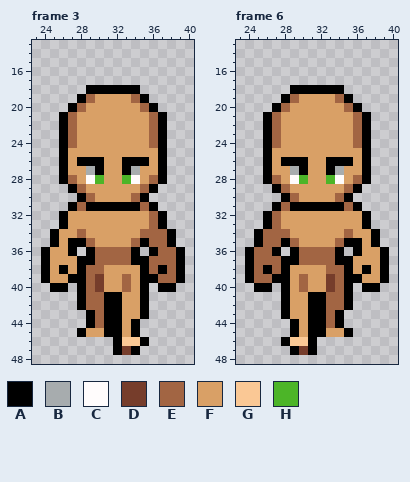
Edited in one commit: pixel-art file (assets/Entities/Characters/Body_A/Animations/Walk_Base/Walk_Down.aseprite). Above, as it was before the edit.
64x64 pixels, 6 frames. Colours within 5 levels of each other are drawn and written as one. Shown: frame 3: x 23..40, y 13..48; frame 6: x 23..40, y 13..48. The commit also changed other frames, which this record leaves out.
Visible layers, top first: "Head", "Arm_R", "Chest", "Legs".
Palette (. is transparent): A #000000  B #a7acae  C #fffcfc  D #763d2b  E #a26543  F #d9a066  G #fac895  H #4cb528
Pixels before, frame 3, first column x 24:
18 .....AAAAAA.....
19 ....AEFFFFEA....
20 ...AEFFFFFFEA...
21 ..AEFFFFFFFFEA..
22 ..AEFFFFFFFFEA..
23 ..AEFFFFFFFFEA..
24 ..AEFFFFFFFFEA..
25 ..AFFFFFFFFFFA..
26 ..AFAAAFFAAAFA..
27 ..AFFBAFFABFFA..
28 ..AEFCHFFHCFEA..
29 ...AEFFFFFFEA...
30 ....AEFFFFEA....
31 ...AEAAAAAAEA...
32 ..AFFFFFFFFFEA..
33 ..AFFFFFFFFFEA..
34 .AFFEFFFFFFEEEA.
35 .AFAAEFFFFEAEEA.
36 AFFA.AEEEEA.AEEA
37 AFFFAAEEEEAAEEEA
38 AFAFAEEFFFFAEAEA
39 AFFAAEDFFEFAAEEA
40 .AA.AEDFFEFA.AA.
41 ....AEEAAFFA....
42 ....AEEAAFFA....
43 .....AEAAFFA....
44 .....AEAAFA.....
45 ....AFFAAFA.....
46 ........AGGA....
47 ........ADA.....
Pixels before, frame 6, first column x 24:
18 .....AAAAAA.....
19 ....AEFFFFEA....
20 ...AEFFFFFFEA...
21 ..AEFFFFFFFFEA..
22 ..AEFFFFFFFFEA..
23 ..AEFFFFFFFFEA..
24 ..AEFFFFFFFFEA..
25 ..AFFFFFFFFFFA..
26 ..AFAAAFFAAAFA..
27 ..AFFBAFFABFFA..
28 ..AEFCHFFHCFEA..
29 ...AEFFFFFFEA...
30 ....AEFFFFEA....
31 ...AEAAAAAAEA...
32 ..AEFFFFFFFFFA..
33 ..AEFFFFFFFFFA..
34 .AEEEFFFFFFEFFA.
35 .AEEAEFFFFEAAFA.
36 AEEA.AEEEEA.AFFA
37 AEEEAAEEEEAAFFFA
38 AEAEAFFFFEEAFAFA
39 AEEAAFEFFDEAAFFA
40 .AA.AFEFFDEA.AA.
41 ....AFFAAEEA....
42 ....AFFAAEEA....
43 ....AFFAAEA.....
44 .....AFAAEA.....
45 .....AFAAFFA....
46 ....AGGA........
47 .....ADA........
New version:
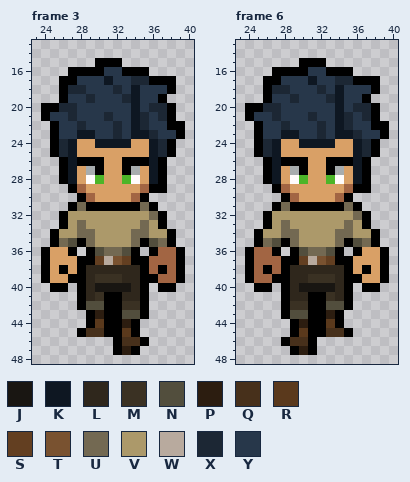
Colours new in this view: J #191612  K #0e1722  L #2f271c  M #3a3123  N #524e3d  P #2c1d10  Q #47301b  R #5a391c  S #633f21  T #795230  U #736952  V #ac996a  W #b8aa9e  X #1c2734  Y #27374a
What changed:
layer "Pants" added
layer "Boots" added
layer "Shirt" added
layer "Hair V1" added
Changed rows in their new state; - is an unchanged pixel.
Frame 3:
first column x 24:
15 ------AAA-------
16 ---AAAAYYAAA----
17 --AAYYYKYYXXAAA-
18 --AXXYYYXYKYYYA-
19 --AYYXYYYXKYYA--
20 AAXXYYYYYYKYXXA-
21 AYYXYYYXYYKXYXA-
22 -AYYXYYYXYKXYYAA
23 -AYYKKYYXYKKXYYA
24 -AXK--KKKK--KXA-
25 -AXK--------KXA-
26 ---K--------K---
27 ---K--------K---
28 ---K--------K---
29 -------------A--
31 ----U------U----
32 ---VVVVVVVVVU---
33 ---VUVVVVVVUV---
34 --VVUUVVVVUUVV--
35 --UN-UVVVVU-NU--
36 ------NUUN------
37 ------SWTS------
38 -----LLLLLL-----
39 -----LMMMLL-----
40 -----LJJJJL-----
41 -----LM--LL-----
42 -----NN--MM-----
43 ------P--NN-----
44 ------R--P------
45 -----QQ--R------
46 ---------QQ-----
47 ---------P------
Frame 6:
first column x 24:
15 ------AAA-------
16 ---AAAAYYAAA----
17 --AAYYYKYYXXAAA-
18 --AXXYYYXYKYYYA-
19 --AYYXYYYXKYYA--
20 AAXXYYYYYYKYXXA-
21 AYYXYYYXYYKXYXA-
22 -AYYXYYYXYKXYYAA
23 -AYYKKYYXYKKXYYA
24 -AXK--KKKK--KXA-
25 -AXK--------KXA-
26 ---K--------K---
27 ---K--------K---
28 ---K--------K---
29 -------------A--
31 ----U------U----
32 ---VVVVVVVVVU---
33 ---VUVVVVVVUV---
34 --VVUUVVVVUUVV--
35 --UN-UVVVVU-NU--
36 ------NUUN------
37 ------SWTS------
38 -----LLLLLL-----
39 -----LLMMML-----
40 -----LJJJJL-----
41 -----LL--ML-----
42 -----MM--NN-----
43 -----NN--P------
44 ------P--R------
45 ------R--QQ-----
46 -----QQ---------
47 ------P---------
Changed places in both pictures, as pixel boxes (x1, y1, x2, y2):
changed: (41, 58, 185, 355)
changed: (245, 58, 389, 355)
